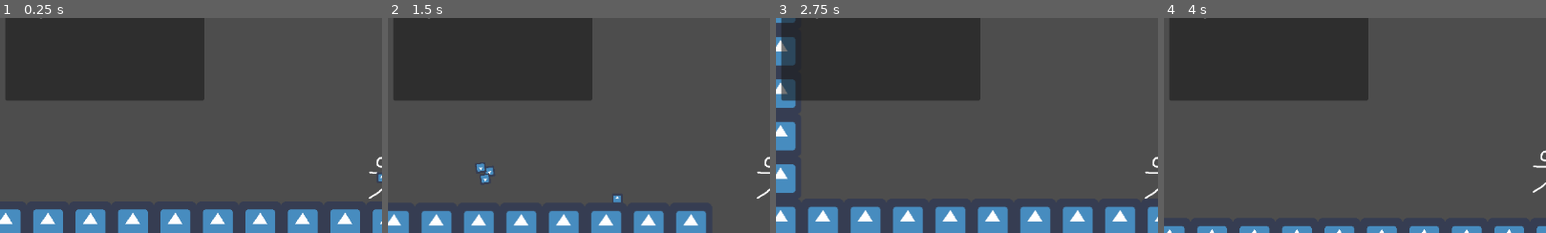
Above: before the commit, frames 1-4 (left to right).
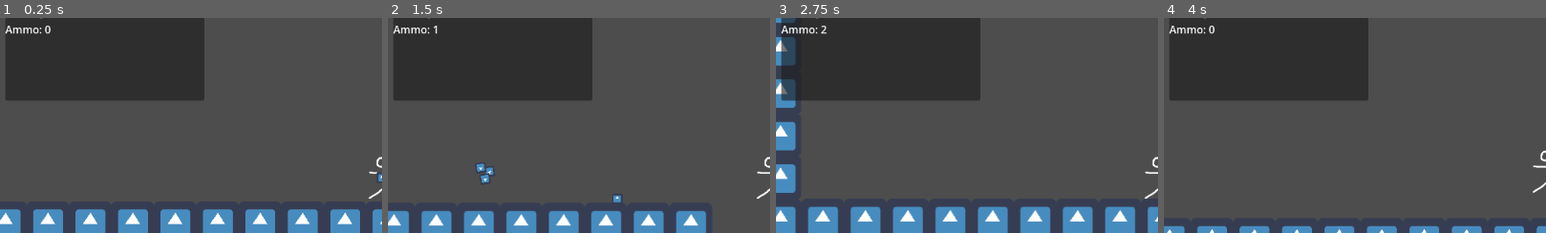
Above: after the commit, the same moments.

Repository: chris-pitre/shotgunlegs
Game: Godot game, scene res://scenes/levels/World.tscn
The game is run twice, just before and just after one commit, with the same random seed, the same clock (stepped at 60 frames per second) and the same inputs. The engine's default icon, where the game draws it, is replaced by a stand-in: a white triangle on a blue panel in a dark square.
Inputs (mouse positions are % of the whole screen's width and height, from its top left):
- Up to frame 1 (0.25 s): no input
- Up to frame 2 (1.5 s): tap Enter (ui_accept) at 0.5, 0.77 s; move the mouse to (72, 45) at 0.52 s; hold D (ui_right) from 0.53 s (still down); click (72, 45) at 0.6 s; move the mouse to (30, 55) at 1.27 s; click (30, 55) at 1.35 s
- Up to frame 3 (2.75 s): tap Enter (ui_accept) at 1.52 s; move the mouse to (60, 28) at 2.02 s; release D (ui_right) at 2.03 s; hold A (ui_left) from 2.03 s (still down); click (60, 28) at 2.1 s
- Up to frame 4 (4 s): move the mouse to (45, 70) at 2.77 s; release A (ui_left) at 2.78 s; hold D (ui_right) from 2.78 s (still down); click (45, 70) at 2.85 s; tap Enter (ui_accept) at 3.02, 3.77 s; move the mouse to (80, 65) at 3.52 s; click (80, 65) at 3.6 s
The pictures show only the part of the screen within x 0-50%, y 13-63%; the shares and areas given below are measured in that part.

The runs differ from the first frame. In frame 1, 0.2% of the frame differs, in the area x 1-14%, y 3-8%; in frame 2, 0.2%; in frame 3, 0.2%; in frame 4, 0.2%.

Commit message:
fixed ammo not reloading upon landing

Diff:
--- a/scenes/actors/player/Player.gd
+++ b/scenes/actors/player/Player.gd
@@ -18,6 +18,7 @@
 var cursorVector = Vector2.ZERO
 var notTouchedWall = false
 var onSlope = false
+var steepness = 0
 
 func _ready() -> void:
 	animatedSprite.play("idle")
@@ -28,7 +29,7 @@
 	input.x = Input.get_action_strength("ui_right") - Input.get_action_strength("ui_left")
 
 	#Handling slopes
-	var steepness = get_steepness()
+	steepness = get_steepness()
 	if steepness > 44.0:
 		onSlope = true
 	else:
@@ -58,11 +59,12 @@
 
 	cursorVector = get_global_mouse_position() - position
 
-	if AMMO > 0 and timer.is_stopped():
-		if Input.is_action_just_pressed("mouse1"):
+	if AMMO > 0:
+		if timer.is_stopped() and Input.is_action_just_pressed("mouse1"):
 			shoot()
-	elif is_on_floor() and not onSlope:
+	if  AMMO < MAX_AMMO and is_on_floor() and timer.is_stopped() and not onSlope:
 		AMMO = MAX_AMMO
+
 
 	if Input.is_action_pressed("ui_accept"):
 		get_tree().reload_current_scene()
--- a/scenes/actors/player/Tilemap.tscn
+++ b/scenes/actors/player/Tilemap.tscn
@@ -1,33 +1,61 @@
-[gd_scene load_steps=4 format=2]
+[gd_scene load_steps=4 format=3 uid="uid://chwsuopb2lx3s"]
 
-[ext_resource path="res://assets/icon.png" type="Texture2D" id=1]
+[ext_resource type="Texture2D" uid="uid://c8344x3k4cv36" path="res://assets/icon.png" id="1"]
 
-[sub_resource type="ConvexPolygonShape2D" id=1]
-points = PackedVector2Array( 64, 64, 0, 64, 0, 0, 64, 0 )
+[sub_resource type="TileSetAtlasSource" id="TileSetAtlasSource_y1be0"]
+texture = ExtResource("1")
+texture_region_size = Vector2i(64, 64)
+0:0/next_alternative_id = 8
+0:0/0 = 0
+0:0/0/physics_layer_0/linear_velocity = Vector2(0, 0)
+0:0/0/physics_layer_0/angular_velocity = 0.0
+0:0/0/physics_layer_0/polygon_0/points = PackedVector2Array(32, 32, -32, 32, -32, -32, 32, -32)
+0:0/1 = 1
+0:0/1/flip_h = true
+0:0/1/physics_layer_0/linear_velocity = Vector2(0, 0)
+0:0/1/physics_layer_0/angular_velocity = 0.0
+0:0/1/physics_layer_0/polygon_0/points = PackedVector2Array(-32, 32, 32, 32, 32, -32, -32, -32)
+0:0/2 = 2
+0:0/2/flip_v = true
+0:0/2/physics_layer_0/linear_velocity = Vector2(0, 0)
+0:0/2/physics_layer_0/angular_velocity = 0.0
+0:0/2/physics_layer_0/polygon_0/points = PackedVector2Array(32, -32, -32, -32, -32, 32, 32, 32)
+0:0/3 = 3
+0:0/3/flip_h = true
+0:0/3/flip_v = true
+0:0/3/physics_layer_0/linear_velocity = Vector2(0, 0)
+0:0/3/physics_layer_0/angular_velocity = 0.0
+0:0/3/physics_layer_0/polygon_0/points = PackedVector2Array(-32, -32, 32, -32, 32, 32, -32, 32)
+0:0/4 = 4
+0:0/4/transpose = true
+0:0/4/physics_layer_0/linear_velocity = Vector2(0, 0)
+0:0/4/physics_layer_0/angular_velocity = 0.0
+0:0/4/physics_layer_0/polygon_0/points = PackedVector2Array(32, 32, -32, 32, -32, -32, 32, -32)
+0:0/5 = 5
+0:0/5/flip_h = true
+0:0/5/transpose = true
+0:0/5/physics_layer_0/linear_velocity = Vector2(0, 0)
+0:0/5/physics_layer_0/angular_velocity = 0.0
+0:0/5/physics_layer_0/polygon_0/points = PackedVector2Array(-32, 32, 32, 32, 32, -32, -32, -32)
+0:0/6 = 6
+0:0/6/flip_v = true
+0:0/6/transpose = true
+0:0/6/physics_layer_0/linear_velocity = Vector2(0, 0)
+0:0/6/physics_layer_0/angular_velocity = 0.0
+0:0/6/physics_layer_0/polygon_0/points = PackedVector2Array(32, -32, -32, -32, -32, 32, 32, 32)
+0:0/7 = 7
+0:0/7/flip_h = true
+0:0/7/flip_v = true
+0:0/7/transpose = true
+0:0/7/physics_layer_0/linear_velocity = Vector2(0, 0)
+0:0/7/physics_layer_0/angular_velocity = 0.0
+0:0/7/physics_layer_0/polygon_0/points = PackedVector2Array(-32, -32, 32, -32, 32, 32, -32, 32)
 
-[sub_resource type="TileSet" id=2]
-0/name = "icon.png 0"
-0/texture = ExtResource( 1 )
-0/tex_offset = Vector2( 0, 0 )
-0/modulate = Color( 1, 1, 1, 1 )
-0/region = Rect2( 0, 0, 64, 64 )
-0/tile_mode = 0
-0/occluder_offset = Vector2( 0, 0 )
-0/navigation_offset = Vector2( 0, 0 )
-0/shape_offset = Vector2( 0, 0 )
-0/shape_transform = Transform2D( 1, 0, 0, 1, 0, 0 )
-0/shape = SubResource( 1 )
-0/shape_one_way = false
-0/shape_one_way_margin = 1.0
-0/shapes = [ {
-"autotile_coord": Vector2( 0, 0 ),
-"one_way": false,
-"one_way_margin": 1.0,
-"shape": SubResource( 1 ),
-"shape_transform": Transform2D( 1, 0, 0, 1, 0, 0 )
-} ]
-0/z_index = 0
+[sub_resource type="TileSet" id="2"]
+tile_size = Vector2i(64, 64)
+physics_layer_0/collision_layer = 1
+sources/0 = SubResource("TileSetAtlasSource_y1be0")
 
 [node name="Tilemap" type="TileMap"]
-tile_set = SubResource( 2 )
-format = 1
+tile_set = SubResource("2")
+format = 2
--- a/scenes/levels/DebugUI.gd
+++ b/scenes/levels/DebugUI.gd
@@ -6,3 +6,4 @@
 	$DebugMargin/Panel/VBoxContainer/VelocityDebug.text = "Velocity: %s" % str(player.velocity)
 	$DebugMargin/Panel/VBoxContainer/SlopeDebug.text = "Slope: %s" % str(player.onSlope)
 	$DebugMargin/Panel/VBoxContainer/SteepnessDebug.text = "Steepness: %s" % str(player.get_steepness())
+	$DebugMargin/Panel/VBoxContainer/AmmoDebug.text = "Ammo: %s" % str(player.AMMO)
--- a/scenes/levels/World.tscn
+++ b/scenes/levels/World.tscn
@@ -2,14 +2,13 @@
 
 [ext_resource type="PackedScene" uid="uid://1y8fkofflo3x" path="res://scenes/actors/player/Player.tscn" id="2"]
 [ext_resource type="TileSet" uid="uid://owyivpsaodj3" path="res://tileset.tres" id="2_bmve3"]
-[ext_resource type="PackedScene" path="res://scenes/actors/player/Tilemap.tscn" id="3"]
+[ext_resource type="PackedScene" uid="uid://chwsuopb2lx3s" path="res://scenes/actors/player/Tilemap.tscn" id="3"]
 [ext_resource type="Script" path="res://scenes/levels/DebugUI.gd" id="4_astv3"]
 
 [node name="World" type="Node2D"]
 
 [node name="Tilemap" parent="." instance=ExtResource("3")]
 tile_set = ExtResource("2_bmve3")
-format = 2
 layer_0/tile_data = PackedInt32Array(-1179632, 0, 0, -1179631, 0, 0, -1179630, 0, 0, -1179629, 0, 0, -1179628, 0, 0, -1 …(3716 unchanged characters)…
 
 [node name="Player" parent="." node_paths=PackedStringArray("tilemap") instance=ExtResource("2")]
@@ -64,3 +63,7 @@
 [node name="VelocityDebug" type="Label" parent="CanvasLayer/DebugUI/DebugMargin/Panel/VBoxContainer"]
 layout_mode = 2
 text = "Velocity: "
+
+[node name="AmmoDebug" type="Label" parent="CanvasLayer/DebugUI/DebugMargin/Panel/VBoxContainer"]
+layout_mode = 2
+text = "Slope: false"
